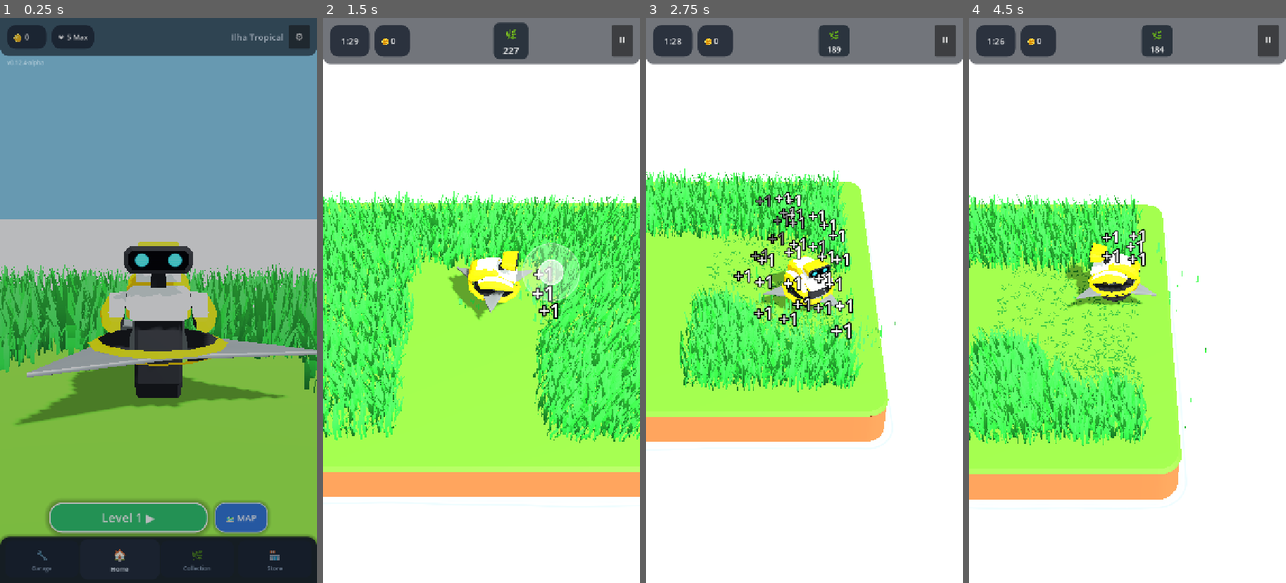
Above: before the commit, frames 1-4 (left to right).
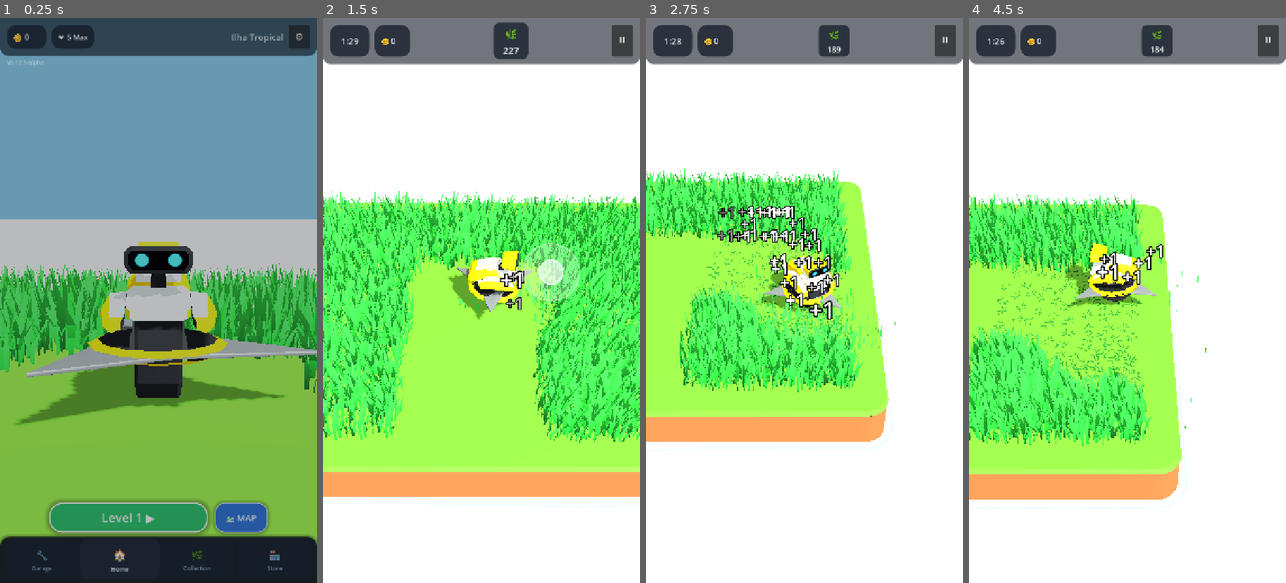
Above: after the commit, the same moments.

Repository: rogerbif/grass-cut-bot
Game: Godot game, scene res://scenes/menu/main_menu.tscn
Same seed, same stepped clock (60 frames per second), same inputs: the game is played once before the commit and once after it.
Inputs (mouse positions are in pixels of both pictures, inside the frame that each line leads up to):
- Up to frame 1 (0.25 s): no input
- Up to frame 2 (1.5 s): click "Level 1 ▶" at 0.5 s; tap Enter at 1.25 s; move the mouse to (551, 272) at 1.27 s; hold Right (ui_right) from 1.28 s (still down); hold Alt from 1.28 s (still down); click (551, 272) at 1.42 s
- Up to frame 3 (2.75 s): release Right (ui_right) at 2 s; release Alt at 2 s; drag from (741, 328) to (788, 413) at 2.02 s
- Up to frame 4 (4.5 s): move the mouse to (1159, 176) at 2.77 s; hold Right (ui_right) 2.78-3.5 s; tap Z at 2.85 s; drag from (1111, 413) to (1032, 215) at 3.52 s; move the mouse to (1222, 385) at 4.27 s; hold Left (ui_left) from 4.28 s (still down); tap 1 at 4.35 s

The runs differ from the first frame. In frame 1, less than 0.1% of the frame differs, in the area x 7-9%, y 7-9%; in frame 2, 0.5%; in frame 3, 3.2%, in the area x 22-66%, y 30-57%; in frame 4, 0.7%.

Commit message:
feat(gameplay): numeros flutuantes no circulo interno da lamina em 3 pontos (esq, centro, dir) [v0.12.5-alpha]

Diff:
--- a/project.godot
+++ b/project.godot
@@ -11,7 +11,7 @@
 [application]
 
 config/name="Grass Cut Bot"
-config/version="0.12.4-alpha"
+config/version="0.12.5-alpha"
 run/main_scene="res://scenes/menu/main_menu.tscn"
 config/features=PackedStringArray("4.7", "Mobile")
 boot_splash/image="uid://3pegaomvcdut"
--- a/scripts/core/game_version.gd
+++ b/scripts/core/game_version.gd
@@ -7,7 +7,7 @@
 
 const MAJOR: int = 0
 const MINOR: int = 12
-const PATCH: int = 4
+const PATCH: int = 5
 const STAGE: String = "ALPHA" # "PRE-ALPHA", "ALPHA", "BETA", "RC", "RELEASE"
 const BUILD_TYPE: String = "dev" # "dev", "nightly", "public"
 
--- a/scripts/cutter/cutter.gd
+++ b/scripts/cutter/cutter.gd
@@ -73,6 +73,7 @@
 var _overlapping_vegetation: Array[Area3D] = []
 
 func _ready() -> void:
+	add_to_group("cutter")
 	current_blade_speed = idle_rotation_speed
 	_cached_cutter_speed = base_speed
 	if robot_body:
@@ -698,3 +699,30 @@
 		var fully_cut: bool = _cut_vegetation_area(area)
 		if fully_cut:
 			_overlapping_vegetation.remove_at(i)
+
+## Calcula a coordenada 3D exata no anel interno da lâmina (Esquerda, Centro ou Direita)
+## baseando-se na projeção lateral do corte relativo à orientação do robô
+func get_inner_blade_point(cut_pos: Vector3) -> Vector3:
+	var yaw: float = robot_body.rotation.y if robot_body != null else rotation.y
+	var forward: Vector3 = Vector3(sin(yaw), 0.0, cos(yaw))
+	var right: Vector3 = Vector3(cos(yaw), 0.0, -sin(yaw))
+
+	var to_cut: Vector3 = cut_pos - global_position
+	to_cut.y = 0.0
+	var lateral_dot: float = to_cut.dot(right)
+
+	# Classifica nos 3 setores anotados na referência
+	var sector_offset: Vector3 = Vector3.ZERO
+	if lateral_dot < -0.16:
+		# Setor Esquerda: frente-esquerda no círculo interno
+		sector_offset = forward * 0.42 - right * 0.38
+	elif lateral_dot > 0.16:
+		# Setor Direita: frente-direita no círculo interno
+		sector_offset = forward * 0.42 + right * 0.38
+	else:
+		# Setor Centro: frente central no círculo interno
+		sector_offset = forward * 0.50
+
+	var jitter_x: float = randf_range(-0.03, 0.03)
+	var jitter_z: float = randf_range(-0.03, 0.03)
+	return global_position + sector_offset + Vector3(jitter_x, 0.28, jitter_z)
--- a/scripts/effects/floating_coin_manager.gd
+++ b/scripts/effects/floating_coin_manager.gd
@@ -2,7 +2,7 @@
 extends Node3D
 
 ## Gerencia o pool de números flutuantes cartoon 3D (+1, +3, +5).
-## Estilo cel-shaded cartoon com contorno preto grosso e rastro dinâmico.
+## Estilo cel-shaded cartoon com contorno preto grosso no círculo interno da lâmina.
 
 const POOL_SIZE: int = 32
 
@@ -41,6 +41,10 @@
 		_tweens.append(null)
 
 
+func _get_cutter() -> CharacterBody3D:
+	return get_tree().get_first_node_in_group("cutter") as CharacterBody3D
+
+
 func _on_coin_popup_requested(world_pos: Vector3, amount: int, plant_type: String) -> void:
 	if _pool.is_empty():
 		return
@@ -62,31 +66,37 @@
 			base_color = COLOR_GRASS
 
 	label.text = "+" + str(amount)
-	label.modulate = base_color
+	label.modulate = Color(base_color.r, base_color.g, base_color.b, 0.0)
+	label.scale = Vector3(0.35, 0.35, 0.35)
 	label.visible = true
 
-	# Posição inicial com leve variação horizontal para efeito orgânico de rastro
-	var jitter_x: float = randf_range(-0.06, 0.06)
-	var jitter_z: float = randf_range(-0.06, 0.06)
-	label.global_position = world_pos + Vector3(jitter_x, 0.30, jitter_z)
-	label.scale = Vector3(0.5, 0.5, 0.5)
+	# Calcula o ponto no círculo interno da lâmina (Esquerda, Centro ou Direita)
+	var spawn_pos: Vector3 = world_pos + Vector3(0.0, 0.28, 0.0)
+	var cutter: CharacterBody3D = _get_cutter()
+	if cutter != null and is_instance_valid(cutter) and cutter.has_method("get_inner_blade_point"):
+		spawn_pos = cutter.get_inner_blade_point(world_pos)
+
+	label.global_position = spawn_pos
 
 	var tween: Tween = create_tween()
 	_tweens[idx] = tween
 
-	# 1. Pop elástico de escala (0.5 -> 1.25 -> 1.0)
-	tween.tween_property(label, "scale", Vector3(1.25, 1.25, 1.25), 0.06).set_trans(Tween.TRANS_BACK).set_ease(Tween.EASE_OUT)
-	tween.tween_property(label, "scale", Vector3(1.0, 1.0, 1.0), 0.06).set_trans(Tween.TRANS_QUAD).set_ease(Tween.EASE_IN_OUT)
+	# 1. Aparecer em fase (Fade-in rápido: 0.0 -> 1.0 em 0.08s)
+	tween.tween_property(label, "modulate:a", 1.0, 0.08).set_trans(Tween.TRANS_QUAD).set_ease(Tween.EASE_OUT)
 
-	# 2. Subida vertical constante de +0.72m durante 0.65s (em paralelo)
-	var target_y: float = label.global_position.y + 0.72
-	tween.parallel().tween_property(label, "global_position:y", target_y, 0.65).set_trans(Tween.TRANS_QUAD).set_ease(Tween.EASE_OUT)
+	# 2. Crescer depois diminuir (Pop elástico: 0.35 -> 1.30 em 0.10s, depois 1.30 -> 1.0 em 0.08s)
+	tween.parallel().tween_property(label, "scale", Vector3(1.30, 1.30, 1.30), 0.10).set_trans(Tween.TRANS_BACK).set_ease(Tween.EASE_OUT)
+	tween.chain().tween_property(label, "scale", Vector3(1.0, 1.0, 1.0), 0.08).set_trans(Tween.TRANS_QUAD).set_ease(Tween.EASE_IN_OUT)
 
-	# 3. Fade out transparente mantendo opaco no início do rastro (em paralelo)
-	tween.parallel().tween_property(label, "modulate:a", 1.0, 0.35)
-	tween.tween_property(label, "modulate:a", 0.0, 0.30).set_trans(Tween.TRANS_QUAD).set_ease(Tween.EASE_IN)
+	# 3. Subir verticalmente (+0.70m durante 0.60s)
+	var target_y: float = label.global_position.y + 0.70
+	tween.parallel().tween_property(label, "global_position:y", target_y, 0.60).set_trans(Tween.TRANS_QUAD).set_ease(Tween.EASE_OUT)
 
-	# 4. Oculta ao finalizar
+	# 4. Desaparecer em fase (Fade-out transparente: sustentação inicial e fade 1.0 -> 0.0 em 0.28s)
+	tween.chain().tween_interval(0.14)
+	tween.chain().tween_property(label, "modulate:a", 0.0, 0.28).set_trans(Tween.TRANS_QUAD).set_ease(Tween.EASE_IN)
+
+	# 5. Oculta ao finalizar
 	tween.tween_callback(func() -> void:
 		label.visible = false
 	)
Not shown, changed: export_presets.cfg
Not shown, changed: docs/04_sistemas_e_gameplay/GAME_FEEL_E_HAPTICS.md
Not shown, added: docs/historico_melhorias/081_numeros_circulo_interno_lamina_3_pontos.md
Not shown, changed: docs/historico_melhorias/INDICE_MELHORIAS.md
